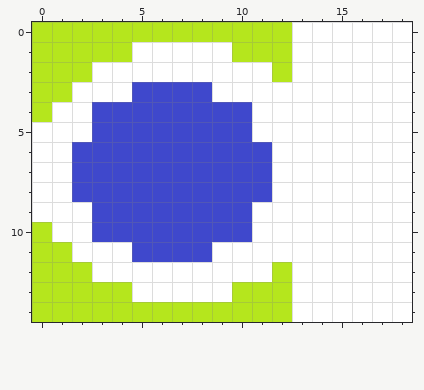
Edited in one commit: pixel-art sprite (Assets/Sprites/Props/Tiles/WC.png). Above, as it was before the edit.
The file is 38x30 pixels, drawn in blocks of 2x2; one block is one cell here.
The same view after the edit:
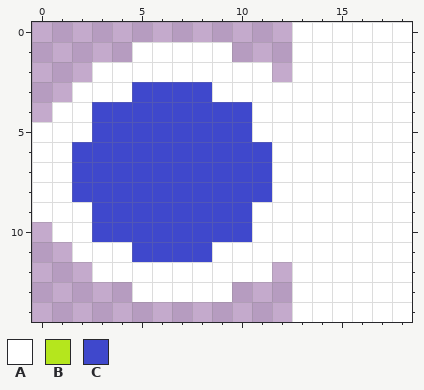
Palette (. is transparent): A #ffffff  B #b5e61d  C #3f48cc
Change:
y 0: x 0..12 BBBBBBBBBBBBB -> .............
y 1: x 0..4 BBBBB -> .....; x 10..12 BBB -> ...
y 2: x 0..2 BBB -> ...; x 12 B -> .
y 3: x 0..1 BB -> ..
y 4: x 0 B -> .
y 10: x 0 B -> .
y 11: x 0..1 BB -> ..
y 12: x 0..2 BBB -> ...; x 12 B -> .
y 13: x 0..4 BBBBB -> .....; x 10..12 BBB -> ...
y 14: x 0..12 BBBBBBBBBBBBB -> .............
Pixel boxes of the changes (left, top, right, bottom) in both pictures:
erased: (32, 22, 292, 122)
erased: (32, 222, 292, 322)
